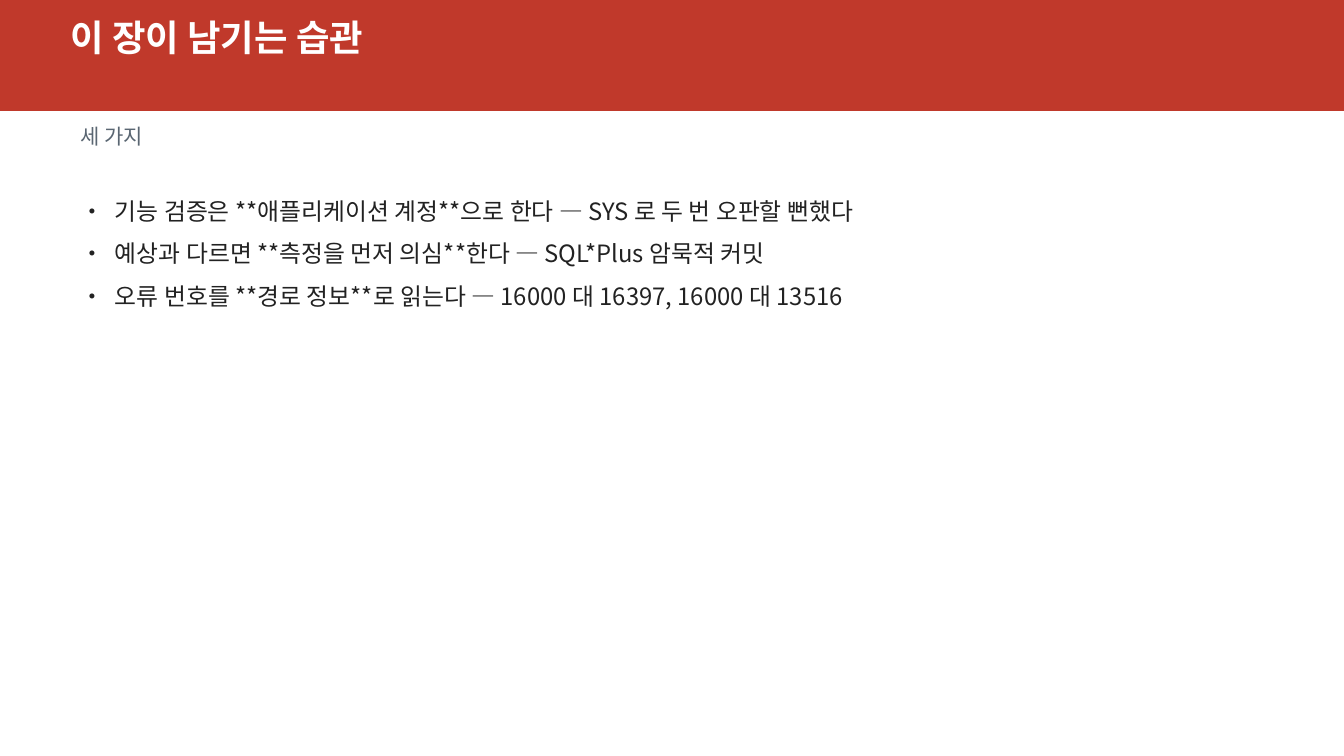
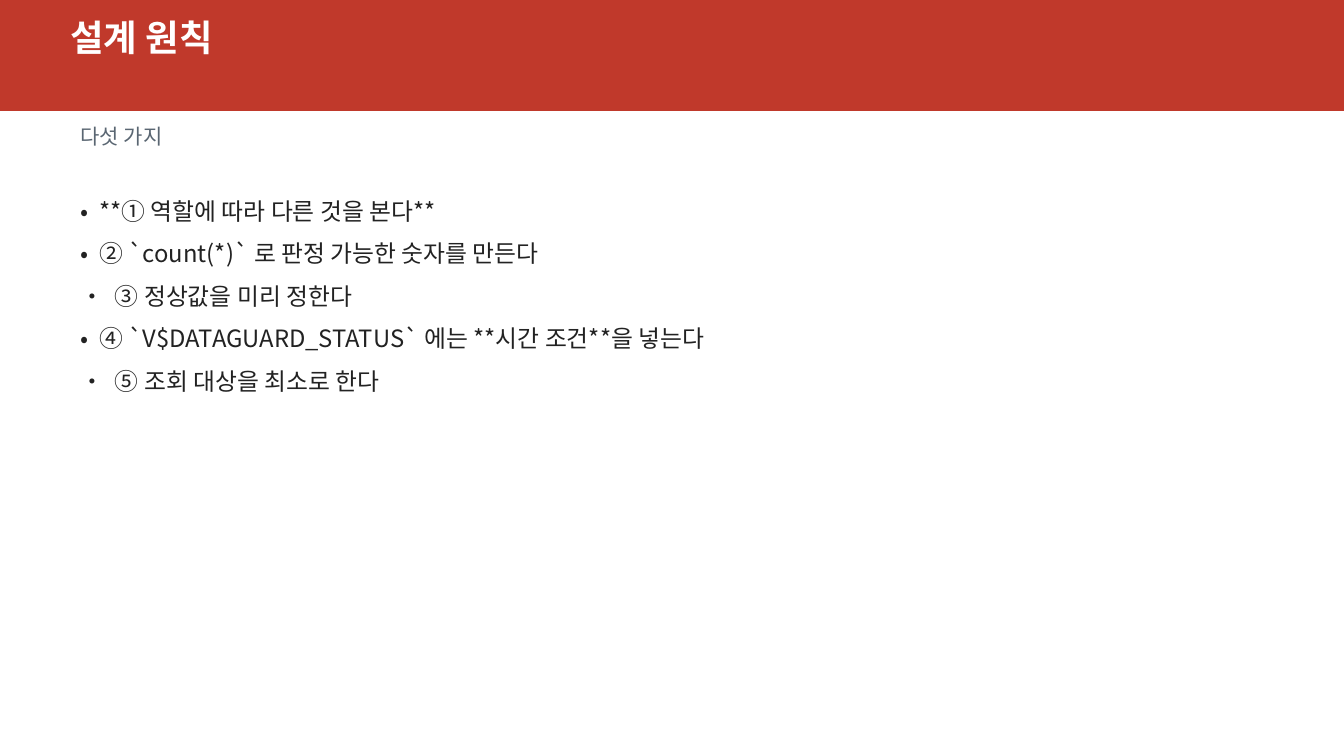
Before and after one commit to elpisk/OracleManual, a slide deck: slide 39 of ADG/15장/15장_V뷰기반모니터링과문제해결.pptx (slide 32 before the commit). Drawn at 1344x756 pixels with LibreOffice and Linux fonts; fonts in the diff are those of the drawing. Boxes give left, top, right and bottom in pixels: in the first picture for what was removed or moved away, otherwise in the second. Text is boxed around its words. In the diff, an @@ line names an element or a change of style, - is before the commit and + after.

```diff
--- a/ADG/15장/15장_V뷰기반모니터링과문제해결.pptx
+++ b/ADG/15장/15장_V뷰기반모니터링과문제해결.pptx
@@ text at bbox=[70, 20, 213, 55]: text changed @@
-이 장이 남기는 습관
+설계 원칙
@@ text at bbox=[80, 126, 163, 146]: text changed @@
-세 가지
+다섯 가지
@@ text at bbox=[99, 200, 704, 392]: text changed @@
-• 기능 검증은 **애플리케이션 계정**으로 한다 — SYS 로 두 번 오판할 뻔했다
-• 예상과 다르면 **측정을 먼저 의심**한다 — SQL*Plus 암묵적 커밋
-• 오류 번호를 **경로 정보**로 읽는다 — 16000 대 16397, 16000 대 13516
+• **① 역할에 따라 다른 것을 본다**
+• ② `count(*)` 로 판정 가능한 숫자를 만든다
+• ③ 정상값을 미리 정한다
+• ④ `V$DATAGUARD_STATUS` 에는 **시간 조건**을 넣는다
+• ⑤ 조회 대상을 최소로 한다
```
Also in this commit, not shown: 11 other slides changed, 32 slides added, 26 slides removed, 5 other files.
